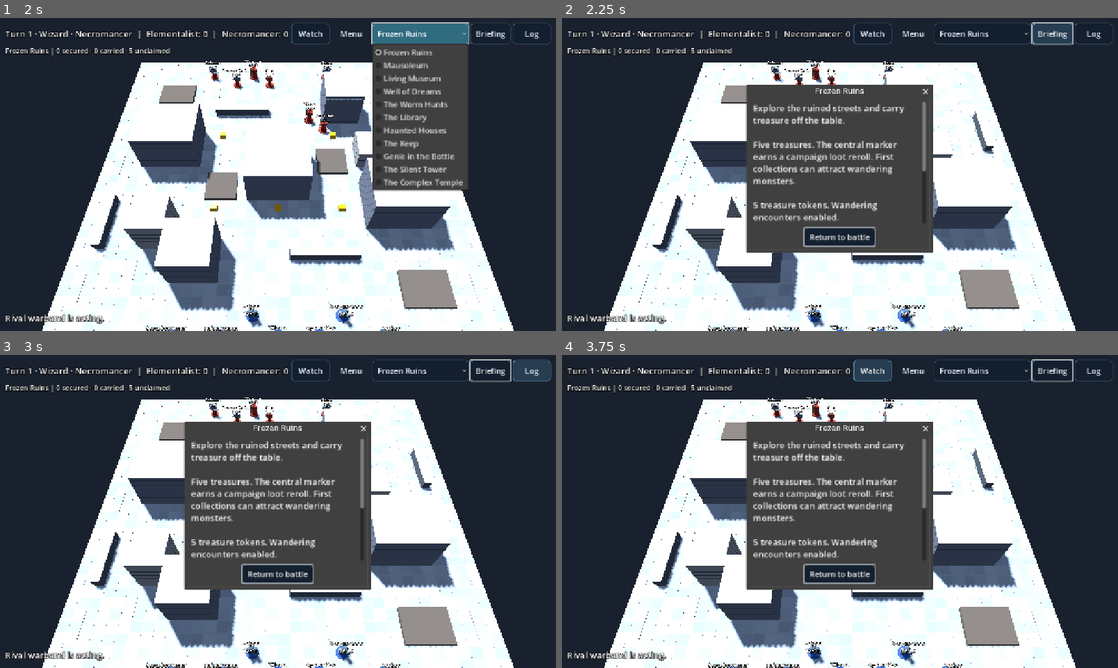
Above: before the commit, frames 1-4 (two rows, left to right).
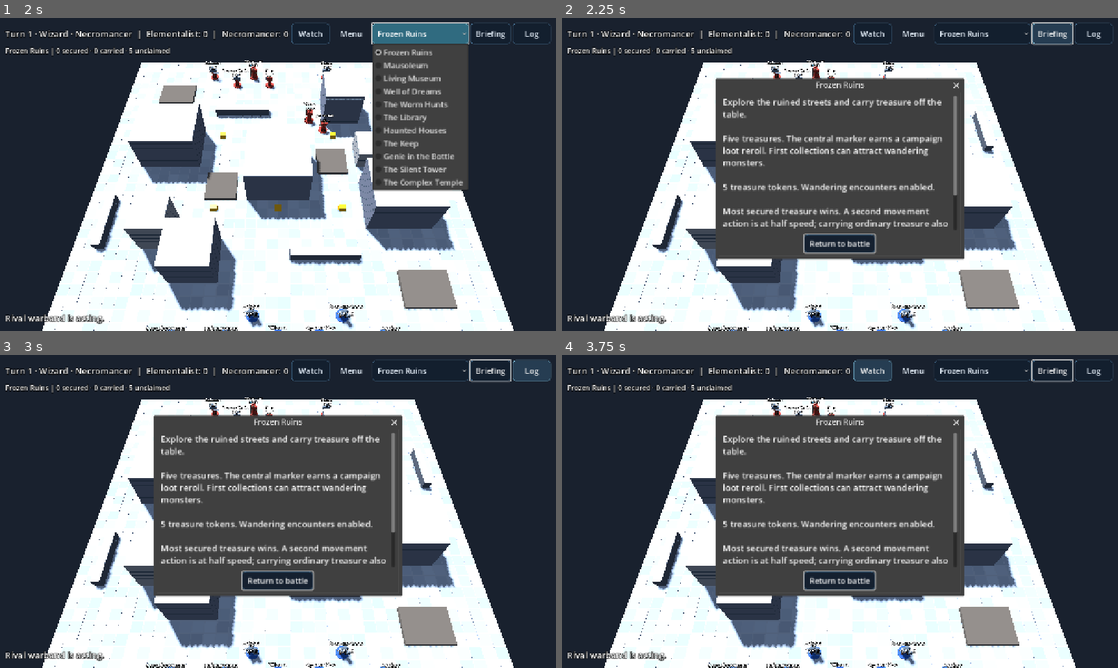
Above: after the commit, the same moments.

Repository: drag0nblad3/Frostgame
Game: Godot game, scene res://scenes/main.tscn
The game is run twice, just before and just after one commit, with the same random seed, the same clock (stepped at 60 frames per second) and the same inputs.
Inputs:
- Up to frame 1 (2 s): click "Watch" at 0.5 s; click "Frozen Ruins" at 1.25 s
- Up to frame 2 (2.25 s): click "Briefing" at 2 s
- Up to frame 3 (3 s): click "Log" at 2.75 s
- Up to frame 4 (3.75 s): click "Watch" at 3.5 s

Frame 1 is identical in both runs. In frame 2, 13% of the frame differs, in the area x 27-73%, y 19-78%; in frame 3, 13%; in frame 4, 13%.

Commit message:
Show public scenario landmarks and prominent contextual event messages

Diff:
--- a/src/view/battle/battle_scene.gd
+++ b/src/view/battle/battle_scene.gd
@@ -16,6 +16,7 @@
 var player_side := 0
 var player_input: BattleInput
 var _markers: BattleMarkers
+var _sites: ScenarioMarkers
 var _dirty := true
 var _roster: Dictionary = {}
 var _setup: WarbandSetup
@@ -63,6 +64,8 @@
 	_rig.tapped.connect(_on_tap)
 	_markers = BattleMarkers.new()
 	add_child(_markers)
+	_sites = ScenarioMarkers.new()
+	add_child(_sites)
 	new_game(0)
 
 
@@ -92,6 +95,8 @@
 	controller = c
 	var state := c.state
 	_board_view.build(state.board)
+	_sites.reset()
+	_sites.update_sites(state)
 	_markers.board = state.board
 	_rig.look_at_table(TableSpace.to_world(state.board.size * 0.5))
 	player = EventPlayer.new()
@@ -110,6 +115,7 @@
 	player.build_treasures()
 	hud.clear_log()
 	player.line_logged.connect(hud.add_line)
+	player.notice.connect(hud.notify)
 	controller.event_emitted.connect(player.push)
 	controller.event_emitted.connect(_on_event)
 	player_input = BattleInput.new(controller, hud, _rig.camera, _markers)
@@ -182,6 +188,7 @@
 
 func _refresh() -> void:
 	_dirty = false
+	_sites.update_sites(controller.state)
 	_update_status()
 	hud.set_watch(watch_mode, controller.state.active() == null and not controller.state.group.in_progress() and not controller.awaiting_reaction(), true)
 	if _human_turn():
--- a/src/view/battle/event_player.gd
+++ b/src/view/battle/event_player.gd
@@ -4,6 +4,8 @@
 ## names and health; never changes it.
 
 signal line_logged(text: String)
+signal notice(text: String)
+const NOTICES := ["hut_discovered", "disc_transport", "disc_stay", "well_drink", "worm_emerges", "break_ice", "column_fight", "column_opened", "genie_released", "genie_flee", "genie_escaped", "null_field", "tower_entered"]
 
 ## Animation speed multiplier (higher is faster).
 var speed := 1.0
@@ -30,7 +32,10 @@
 func _play(e: GameEvent) -> void:
 	var line := Explainer.text(state, e)
 	if line != "":
-		line_logged.emit(line)
+		if e.type in NOTICES:
+			notice.emit(line)
+		else:
+			line_logged.emit(line)
 	var d := e.data
 	match e.type:
 		"activate":
@@ -48,7 +53,7 @@
 		"terrain_fall":
 			var f := state.figure(d["id"])
 			_view(f.id).position = TableSpace.to_world(f.pos, f.elevation)
-		"allegiance", "heal", "spell_effect", "spell_expired", "weapon_selected", "weapon_destroyed", "poison":
+		"allegiance", "heal", "spell_effect", "spell_expired", "weapon_selected", "weapon_destroyed", "poison", "null_field":
 			_view(d["id"]).refresh(state.figure(d["id"]))
 		"shoot", "spell_shot":
 			_animate_shot(_view(d["id"]), _view(d["target"]))
--- a/src/view/figure_view.gd
+++ b/src/view/figure_view.gd
@@ -68,6 +68,10 @@
 	var status := " · Loot" if f.treasure_id >= 0 else ""
 	if f.poisoned:
 		status += " · Poison"
+	if ScenarioNull.muted(f):
+		status += " · Null"
+	if f.def.traits.has("immune_normal"):
+		status += " · Magic only"
 	_plate.text = "%s%s%s\n%d/%d" % [f.label(), suffix, status, f.health, f.def.health]
 	_plate.modulate = Color(1, 1, 1) if f.health * 2 > f.def.health else Color(1, 0.6, 0.4)
 
--- a/src/view/hud/scenario_dialog.gd
+++ b/src/view/hud/scenario_dialog.gd
@@ -35,6 +35,6 @@
 		_body.text += "\n\nStarting a skirmish replaces the current battle. Use Menu → Save battle first if you want to return to it."
 	elif state != null:
 		_body.text += "\n\nCURRENT PROGRESS\n" + ScenarioBriefing.progress(state)
-	var viewport := get_viewport().get_visible_rect().size
+	var viewport := get_parent().get_viewport().get_visible_rect().size
 	_body.custom_minimum_size = Vector2(minf(540, viewport.x * 0.78), minf(310, viewport.y * 0.55))
 	popup_centered()
--- /dev/null
+++ b/src/view/scenario_markers.gd
@@ -0,0 +1,58 @@
+class_name ScenarioMarkers
+extends Node3D
+## Read-only public scenario landmarks, with no hidden treasure information.
+var _signature := ""
+
+
+func update_sites(s: GameState) -> void:
+	var labels: Array[Dictionary] = []
+	for p in s.board.pieces:
+		var at := p.rect.get_center()
+		var text := ""
+		var color := Color(0.65, 0.92, 1.0)
+		match p.kind.id:
+			"haunted_floor":
+				var searched := s.discovered_huts.has(p.rect.position)
+				text = "Searched" if searched else "Unsearched"
+				color = Color(0.68, 0.77, 0.74) if searched else Color(1.0, 0.85, 0.48)
+			"arcane_disc": text = "Transport disc"
+			"null_upper":
+				text = "Null field"
+				color = Color(0.88, 0.70, 1.0)
+			"temple_column":
+				text = "Guardian"
+				color = Color(1.0, 0.85, 0.48)
+			"dreams_well": text = "Enchanted well"
+		if text != "":
+			labels.append({"at": at, "height": maxf(s.board.height_at(at), p.kind.height) + 0.6, "text": text, "color": color})
+	if s.scenario_special == "underground_library":
+		var size := s.board.size
+		for at: Vector2 in [Vector2(size.x * 0.5, 0.5), Vector2(size.x * 0.5, size.y - 0.5), Vector2(0.5, size.y * 0.5), Vector2(size.x - 0.5, size.y * 0.5)]:
+			labels.append({"at": at, "height": 0.35, "text": "Exit", "color": Color(0.65, 1.0, 0.75)})
+		var token := s.treasure(0)
+		if token != null and token.frozen and token.on_ground():
+			labels.append({"at": token.pos, "height": s.board.height_at(token.pos) + 0.9, "text": "Frozen · Fight TN 14", "color": Color(0.65, 0.92, 1.0)})
+	var signature := str(labels)
+	if signature == _signature:
+		return
+	_signature = signature
+	for node in get_children():
+		remove_child(node)
+		node.queue_free()
+	for entry in labels:
+		var label := Label3D.new()
+		label.text = entry["text"]
+		label.modulate = entry["color"]
+		label.billboard = BaseMaterial3D.BILLBOARD_ENABLED
+		label.font_size = 48
+		label.pixel_size = 0.008
+		label.outline_size = 12
+		label.position = TableSpace.to_world(entry["at"], entry["height"])
+		add_child(label)
+
+
+func reset() -> void:
+	_signature = ""
+	for node in get_children():
+		remove_child(node)
+		node.queue_free()
--- a/tests/scenario_ui_smoke.gd
+++ b/tests/scenario_ui_smoke.gd
@@ -24,6 +24,9 @@
 	if scene.controller == original or scene.controller.state.scenario_special != "complex_temple":
 		_fail("Confirmed scenario did not start")
 		return
+	if scene._sites.get_child_count() != 6:
+		_fail("Missing guardian markers")
+		return
 	if not scene.hud._objective.text.contains("Guardians 6"):
 		_fail("Scenario progress not visible")
 		return
